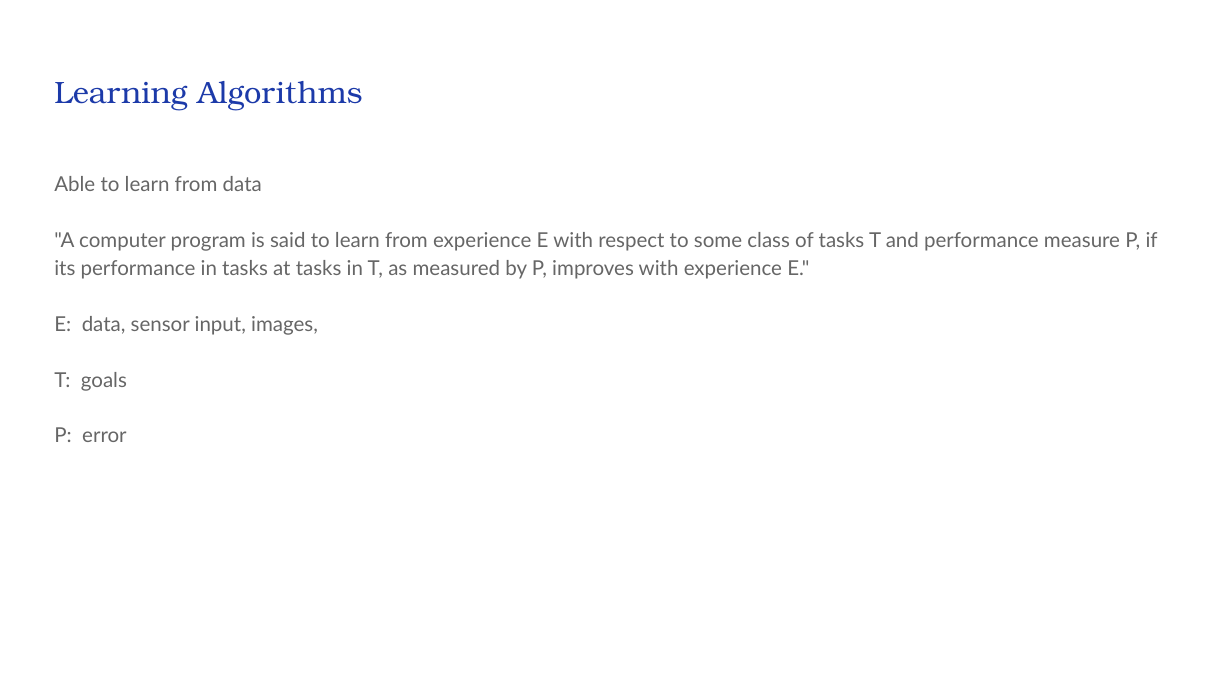
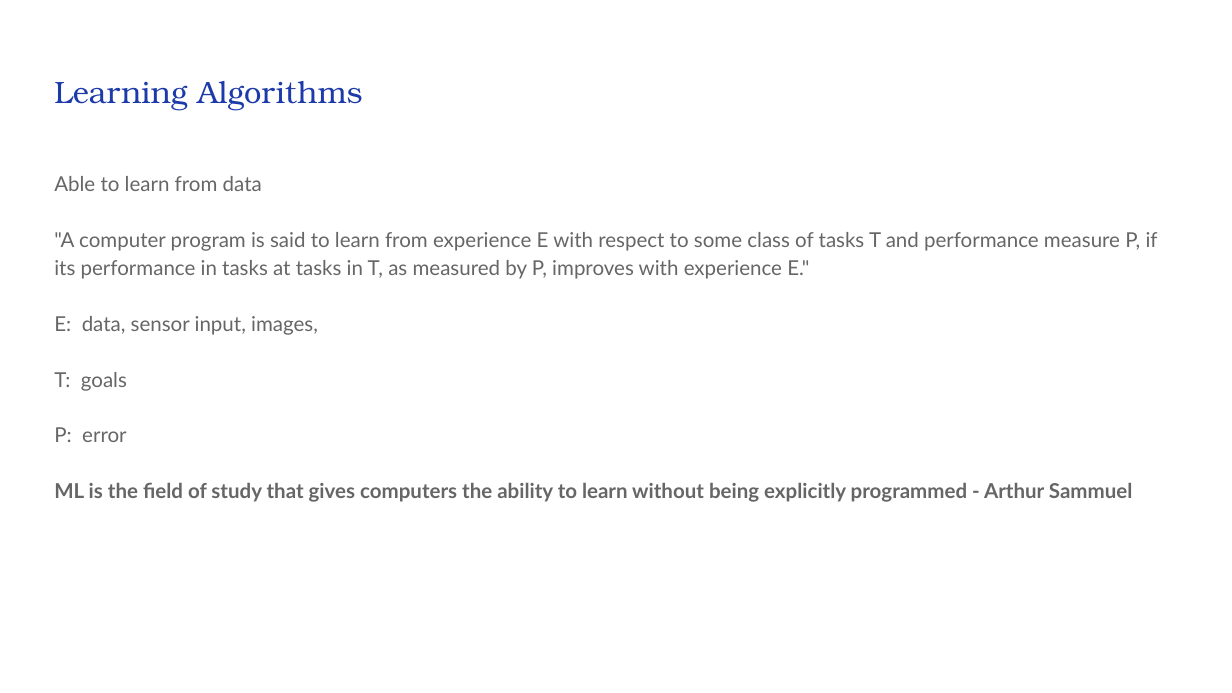
Before and after one commit to timestocome/DeepLearning-Talks, a slide deck: slide 17 of Machine Learning Basics/Numerical Computation.pptx. Drawn at 1232x693 pixels with LibreOffice and Linux fonts; fonts in the diff are those of the drawing. Boxes give left, top, right and bottom in pixels: in the first picture for what was removed or moved away, otherwise in the second. Text is boxed around its words. In the diff, an @@ line names an element or a change of style, - is before the commit and + after.

```diff
--- a/Machine Learning Basics/Numerical Computation.pptx
+++ b/Machine Learning Basics/Numerical Computation.pptx
@@ text at [54, 482, 1133, 502]: paragraph added @@
+ML is the field of study that gives computers the ability to learn without being explicitly programmed - Arthur Sammuel
```
Also in this commit, not shown: 1 other file.
